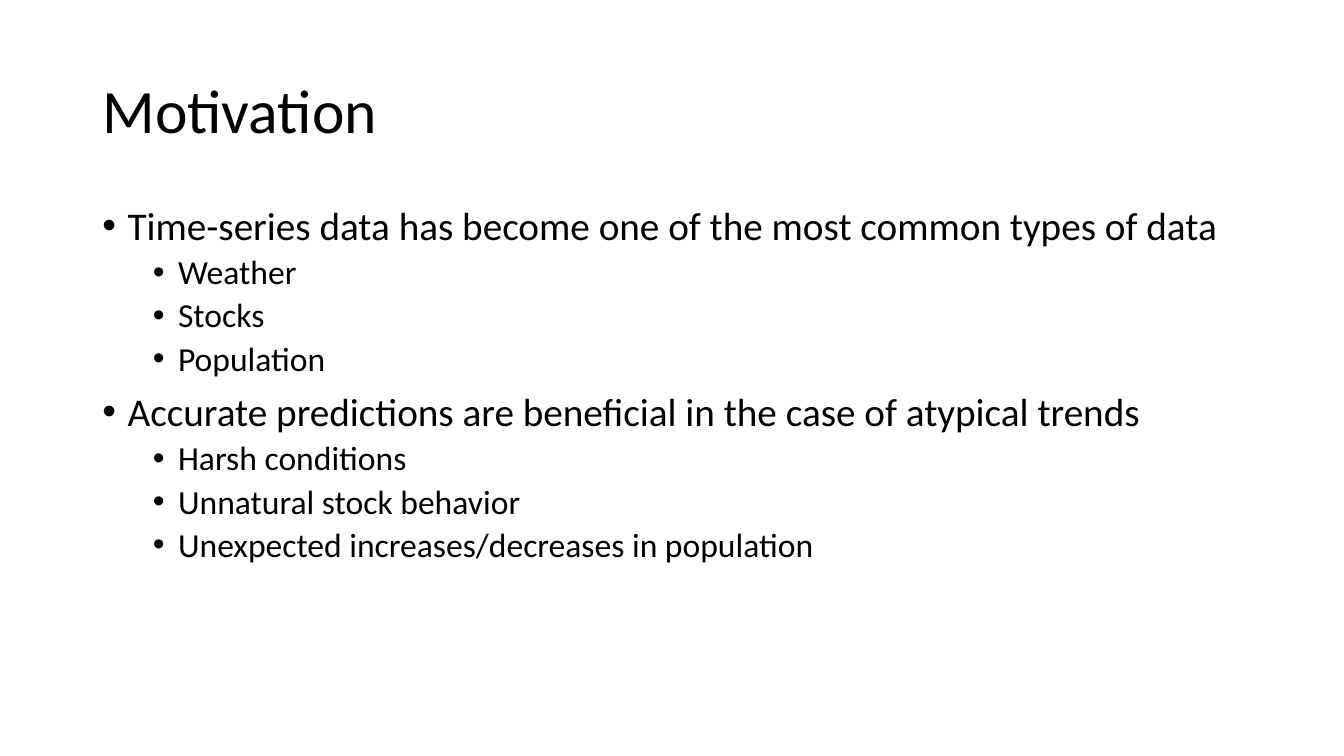
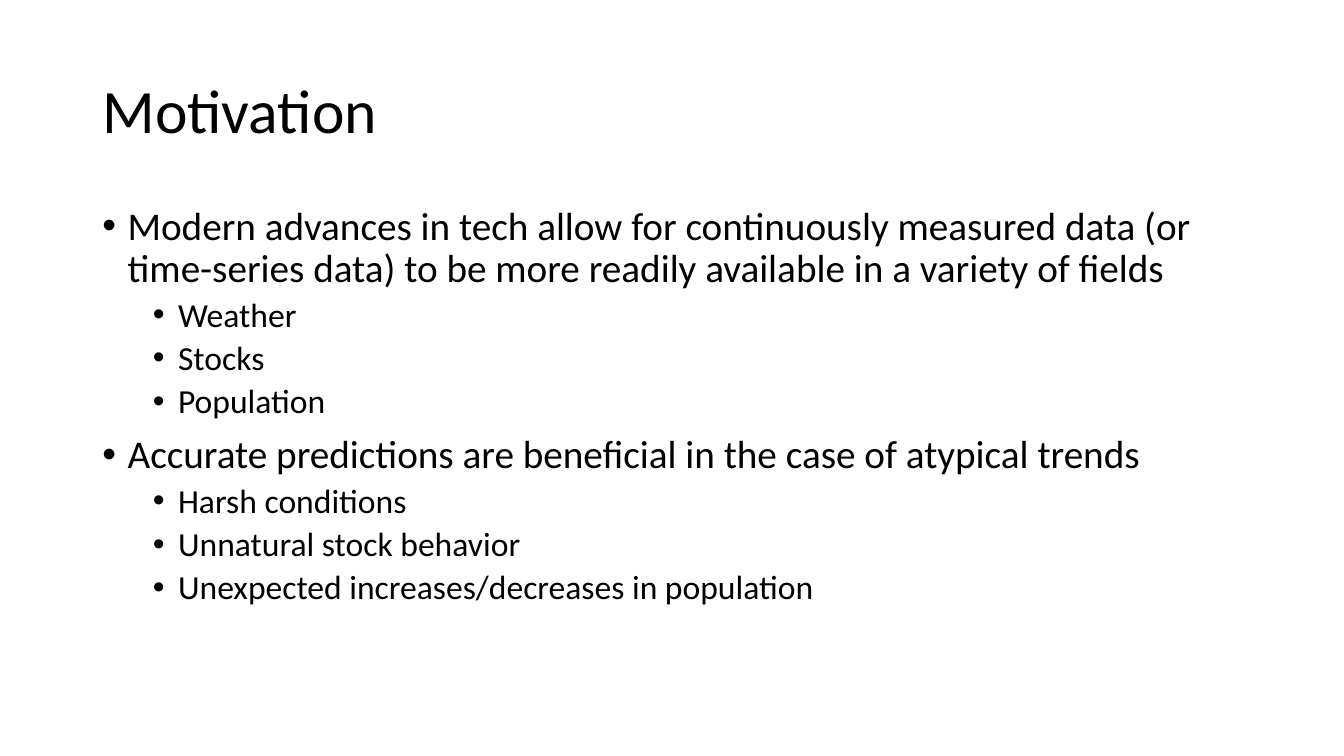
Before and after one commit to lliucci/LSTM-Explorative-Project, a slide deck: slide 2 of Deliverables/Long Short-Term Memory Networks for Time-Series Predictions.pptx. Drawn at 1344x756 pixels with LibreOffice and Linux fonts; fonts in the diff are those of the drawing. Boxes give left, top, right and bottom in pixels: in the first picture for what was removed or moved away, otherwise in the second. Text is boxed around its words. In the diff, an @@ line names an element or a change of style, - is before the commit and + after.

```diff
--- a/Deliverables/Long Short-Term Memory Networks for Time-Series Predictions.pptx
+++ b/Deliverables/Long Short-Term Memory Networks for Time-Series Predictions.pptx
@@ text at [128,211,1190,289]: text changed @@
-• Time-series data has become one of the most common types of data
+• Modern advances in tech allow for continuously measured data (or time-series data) to be more readily available in a variety of fields
```
Also in this commit, not shown: 1 other slide changed, 41 other files.
